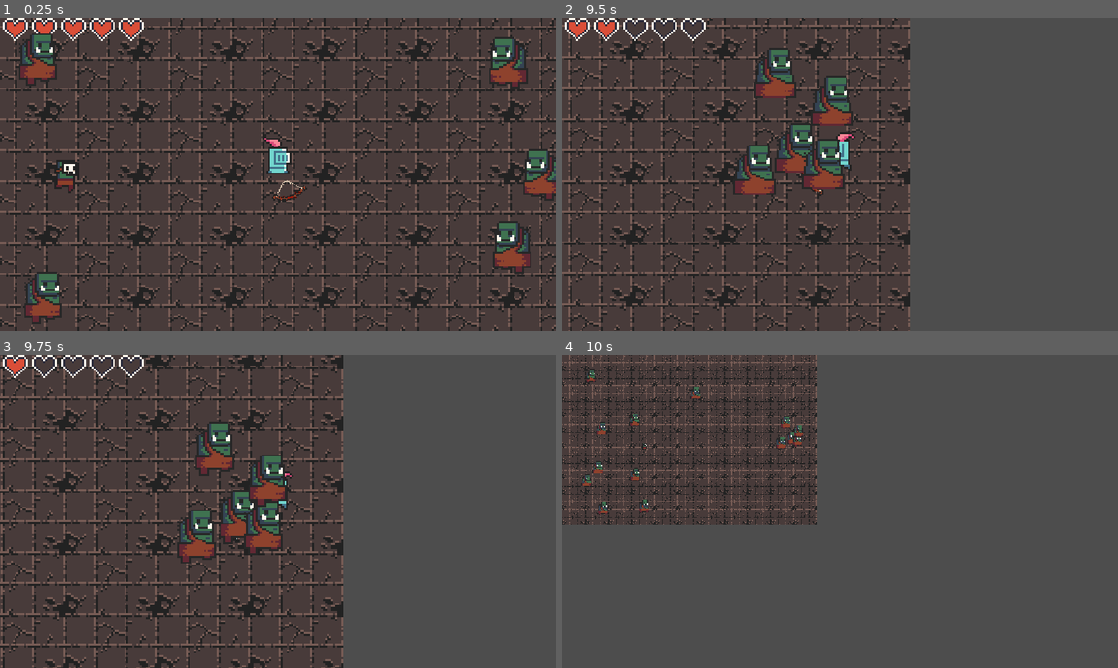
Above: before the commit, frames 1-4 (two rows, left to right).
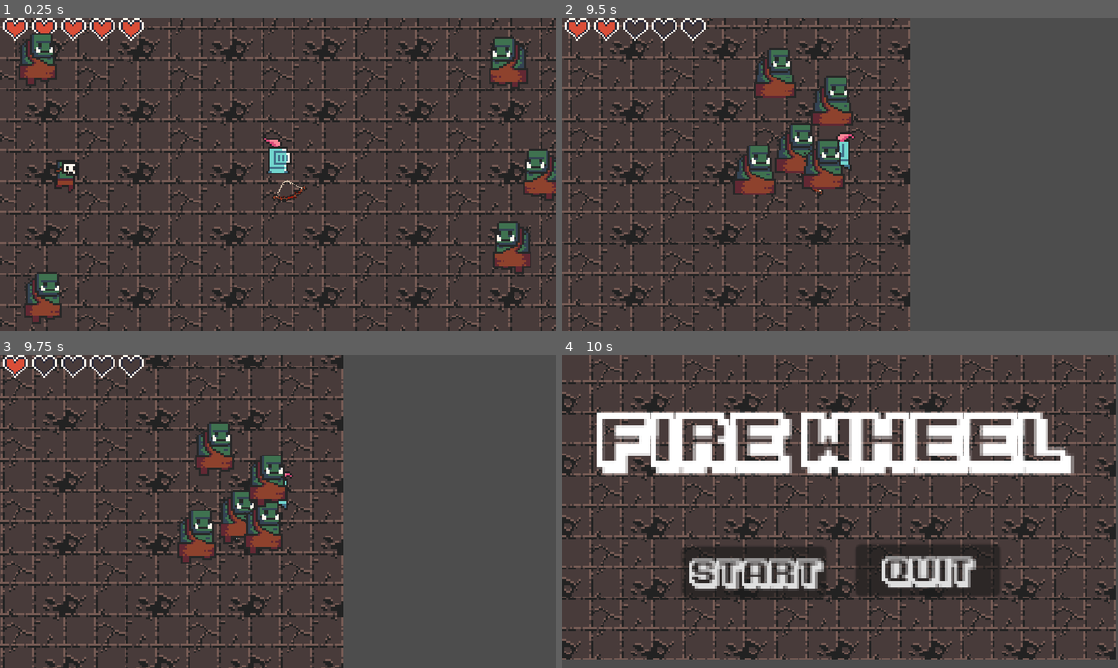
Above: after the commit, the same moments.

Repository: lancatlin/HumanError
Game: Godot game, scene res://scenes/game.tscn
Two runs of this game, one before a commit and one after it. Both use one fixed random seed, a clock stepped at 60 frames per second and the inputs below.
Inputs:
- Up to frame 1 (0.25 s): no input
- Up to frame 2 (9.5 s): hold Right (move_right) 0.53-1.28 s; hold Space (fire) 0.53-1.28 s; hold Down (move_down) 1.28-2.03 s; tap Space (fire) every 1.5 s from 1.35 to 8.85 s; hold Right (move_right) 2.03-2.78 s; hold Space (fire) 2.03-2.78 s; hold Up (move_up) 2.78-3.53 s; hold Space (fire) 3.53-4.28 s; hold Left (move_left) 3.53-5.03 s; hold Down (move_down) 5.03-5.78 s; hold Space (fire) 5.03-5.78 s; hold Right (move_right) 5.78-6.53 s; hold Up (move_up) 6.53-7.28 s; hold Space (fire) 6.53-7.28 s; hold Right (move_right) 7.28-8.03 s; hold Down (move_down) 8.03-8.78 s; hold Space (fire) 8.03-8.78 s; hold Left (move_left) from 8.78 s (still down)
- Up to frame 3 (9.75 s): release Left (move_left) at 9.53 s; hold Up (move_up) from 9.53 s (still down); hold Space (fire) from 9.53 s (still down)
- Up to frame 4 (10 s): keep holding Up (move_up); keep holding Space (fire)

Frames 1-3 are identical in both runs. In frame 4, 44% of the frame differs, in the area x 0-100%, y 0-98%.
Error before the commit: Invalid access to property or key 'position' on a base object of type 'previously freed'. (res://scripts/zombie.gd:14)

Commit message:
feat: die to main menu

Diff:
--- a/scenes/main_menu.tscn
+++ b/scenes/main_menu.tscn
@@ -1,7 +1,7 @@
 [gd_scene format=4 uid="uid://wmvmjomebt5r"]
 
 [ext_resource type="Texture2D" uid="uid://d32qtwurdxa1j" path="res://assets/0x72_DungeonTilesetII_v1.7/atlas_floor-16x16.png" id="1_bqqt6"]
-[ext_resource type="Script" uid="uid://cbhiqf5h28ajl" path="res://scenes/main_menu.gd" id="1_wu84c"]
+[ext_resource type="Script" uid="uid://cbhiqf5h28ajl" path="res://scripts/main_menu.gd" id="1_wu84c"]
 [ext_resource type="Texture2D" uid="uid://diigk61g3mwa" path="res://assets/0x72_DungeonTilesetII_v1.7/atlas_walls_high-16x32.png" id="2_wu84c"]
 [ext_resource type="FontFile" uid="uid://b6u0wo3ych6mg" path="res://assets/fonts/karmatic-arcade.regular.ttf" id="3_8ln24"]
 
--- a/scripts/player.gd
+++ b/scripts/player.gd
@@ -31,7 +31,7 @@
 
 
 func _on_health_component_died() -> void:
-	queue_free()
+	get_tree().change_scene_to_file("res://scenes/main_menu.tscn")
 
 
 
Renamed: scenes/main_menu.gd -> scripts/main_menu.gd
Renamed: scenes/main_menu.gd.uid -> scripts/main_menu.gd.uid
